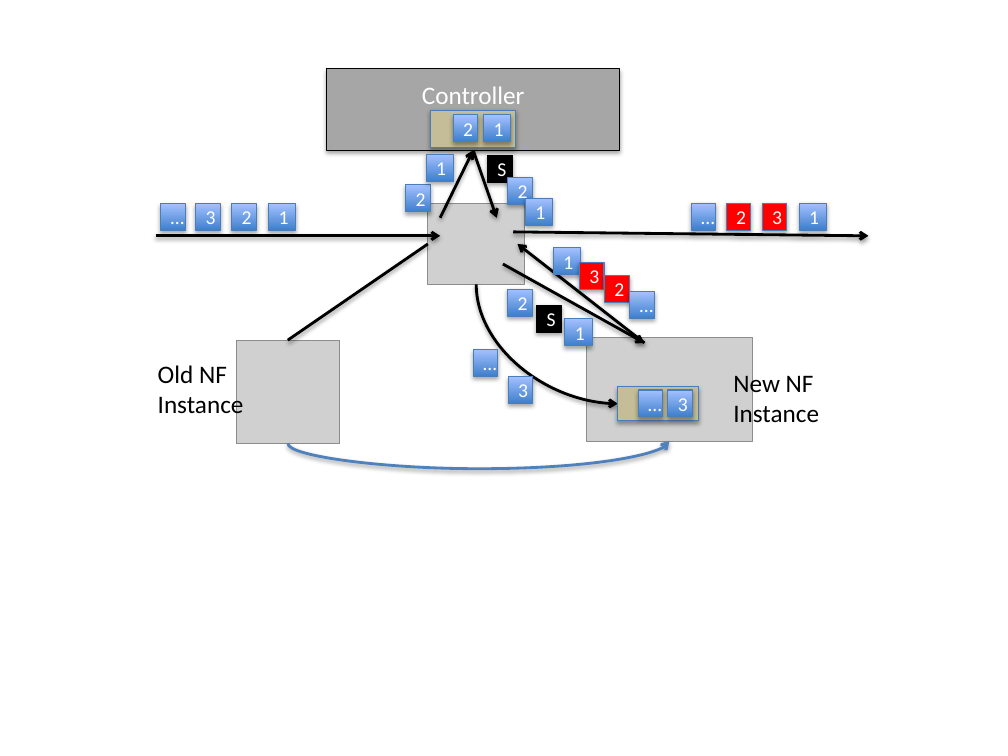
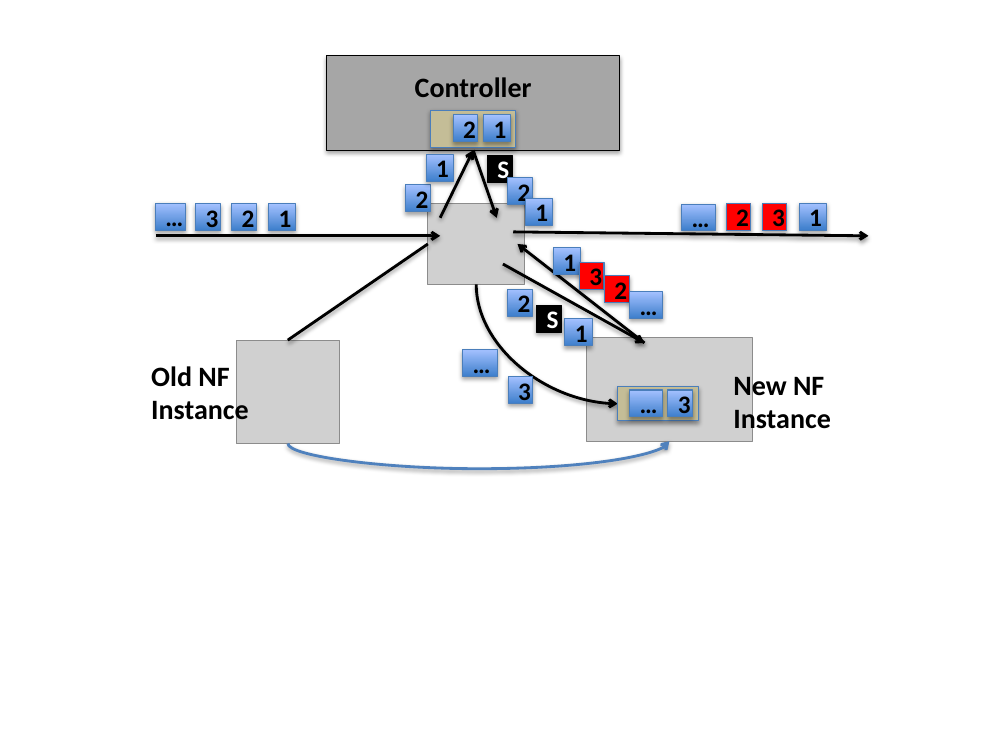
Before and after one commit to kelvinzou/DynamicServiceChaining, a slide deck: slide 11 of figures/architecture.pptx. Drawn at 1008x756 pixels with LibreOffice and Linux fonts; fonts in the diff are those of the drawing; grey boxes stand for pictures. Boxes give left, top, right and bottom in pixels: in the first picture for what was removed or moved away, otherwise in the second. Text is boxed around its words. In the diff, an @@ line names an element or a change of style, - is before the commit and + after.

```diff
--- a/figures/architecture.pptx
+++ b/figures/architecture.pptx
@@ rectangle "Controller": place and size @@
-rectangle "Controller" at box(327, 69, 619, 150)
+rectangle "Controller" at box(327, 55, 619, 150)
@@ rectangle "Controller" at box(327, 55, 619, 150): size 18 to 20 pt, text colour #FFFFFF to #000000, bold on @@
@@ rectangle "S" at box(488, 155, 512, 182): size 14 to 18 pt, bold on @@
@@ rectangle "…": place and size @@
-rectangle "…" at box(160, 204, 184, 231)
+rectangle "…" at box(155, 203, 185, 230)
@@ size 14 to 18 pt, text colour #FFFFFF to #000000, bold on in 24 elements at box(196, 204, 220, 231), box(232, 204, 256, 231), box(268, 204, 295, 231), box(454, 115, 478, 142), box(484, 115, 511, 142), box(406, 184, 430, 212), box(426, 154, 454, 181), box(727, 203, 751, 230), box(762, 203, 786, 230), box(799, 203, 827, 230), box(508, 177, 532, 205), box(525, 199, 552, 226), box(508, 289, 532, 317), box(564, 319, 592, 346), box(508, 376, 532, 403), box(668, 390, 692, 417), box(553, 248, 581, 275), box(580, 262, 604, 289), box(605, 275, 629, 302), box(155, 203, 185, 230), box(630, 390, 663, 417), box(630, 291, 663, 319), box(463, 350, 498, 377), box(681, 205, 716, 230) @@
@@ rectangle "…": place and size @@
-rectangle "…" at box(691, 203, 716, 230)
+rectangle "…" at box(681, 205, 716, 230)
@@ rectangle "…": place and size @@
-rectangle "…" at box(630, 291, 654, 319)
+rectangle "…" at box(630, 291, 663, 319)
@@ rectangle "S" at box(536, 305, 560, 333): size 14 to 18 pt, bold on @@
@@ text "Old NF": place and size @@
-text "Old NF" at box(158, 365, 244, 420)
+text "Old NF" at box(151, 366, 249, 426)
@@ text "Old NF" at box(151, 366, 249, 426): size 18 to 20 pt, bold on @@
@@ rectangle "…": place and size @@
-rectangle "…" at box(474, 350, 498, 377)
+rectangle "…" at box(463, 350, 498, 377)
@@ text "New NF" at box(733, 371, 831, 435): size 18 to 20 pt, bold on @@
@@ rectangle "…": place and size @@
-rectangle "…" at box(638, 390, 662, 417)
+rectangle "…" at box(630, 390, 663, 417)
```
Also in this commit, not shown: 5 other slides changed, 18 other files.
